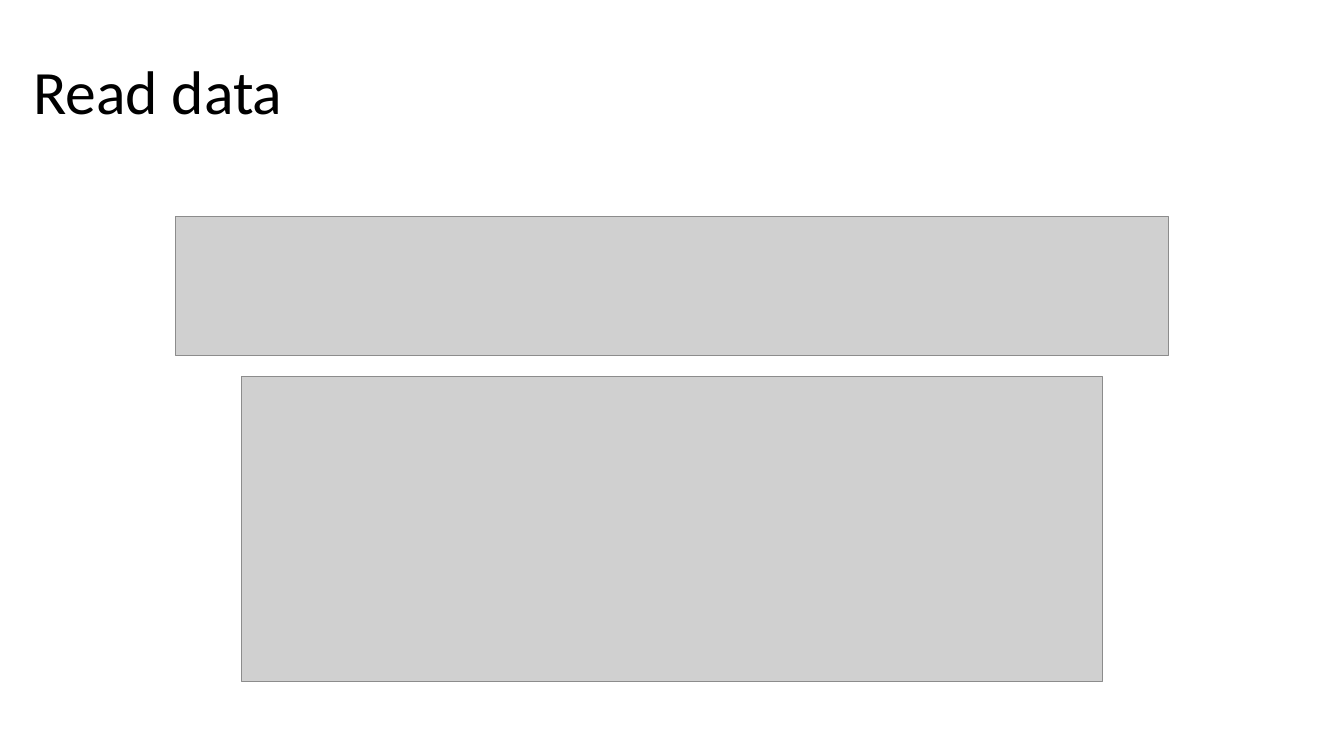
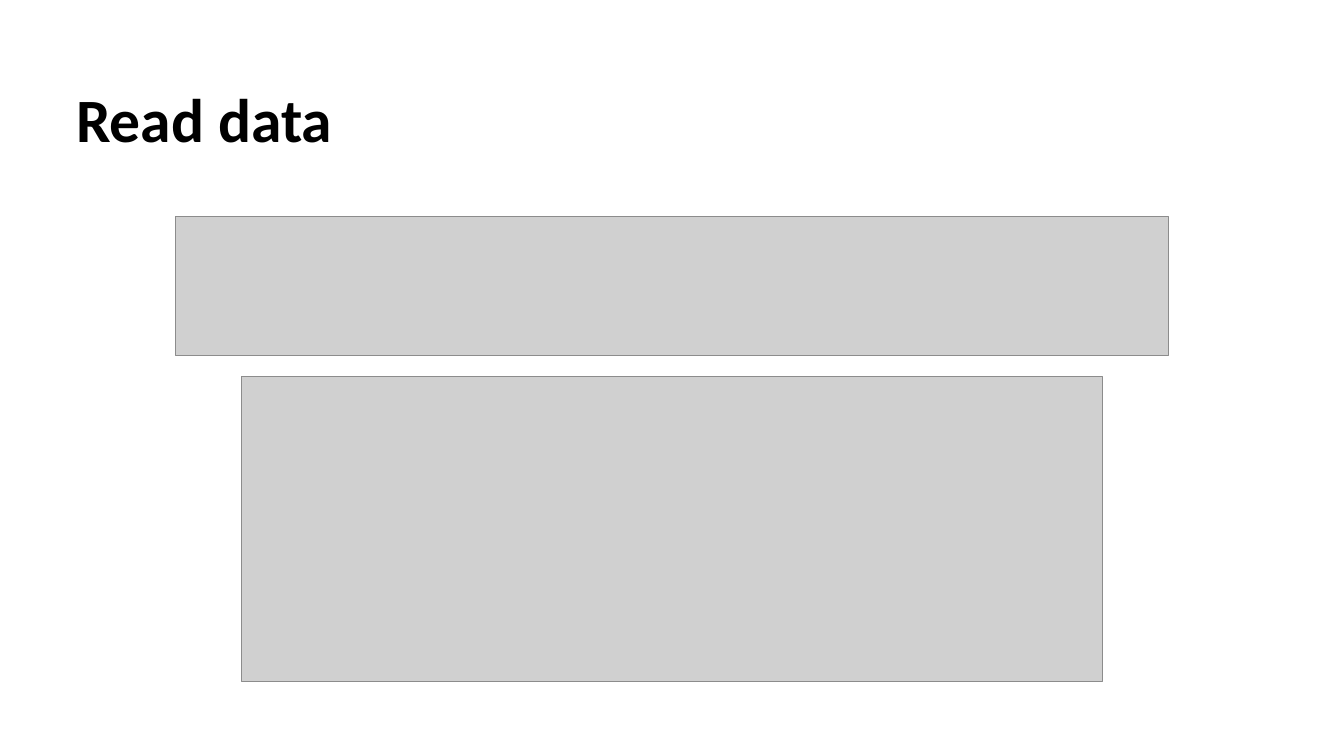
Before and after one commit to datamaniac03/Simple-Tweet-Text-Analysis, a slide deck: slide 6 of Presentation1.pptx. Drawn at 1344x756 pixels with LibreOffice and Linux fonts; fonts in the diff are those of the drawing; grey boxes stand for pictures; background and template pictures are left out. Boxes give left, top, right and bottom in pixels: in the first picture for what was removed or moved away, otherwise in the second. Text is boxed around its words. In the diff, an @@ line names an element or a change of style, - is before the commit and + after.

```diff
--- a/Presentation1.pptx
+++ b/Presentation1.pptx
@@ title "Read data": place and size @@
-title "Read data" at bbox=[33, 71, 283, 115]
+title "Read data" at bbox=[76, 98, 332, 143]
@@ title "Read data" at bbox=[76, 98, 332, 143]: bold on @@
```
Also in this commit, not shown: 6 other slides changed, 3 slides added, 2 slides removed.
